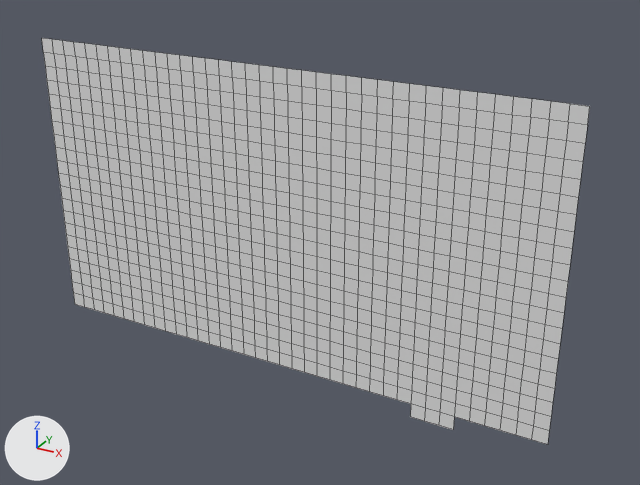
An edit to the OBJ model Assets/Tiled2Unity/Meshes/testi.obj, drawn before and after from the same camera.
The view is the same before and after, from a camera (50 mm lens) standing at (266.0, -1459.0, 347.0) and looking at (-554.0, 32.0, -398.0). Every picture has the same lights, and +X, +Y and +Z are marked at lower left. Mesh edges are drawn as thin lines. Where no turn or scale is listed for an object, it has been applied to the vertices.

Before the edit, the objects in view are built like this:
```python
me_testi = bpy.data.meshes.new('testi')
me_testi.from_pydata(...)  # 862 vertices, 801 faces; spans x -1248.0..-32.0, y 0.0, z -736.0..-32.0
ob_testi = bpy.data.objects.new('testi', me_testi)
ob_testi.location = (0.0, 0.0, 0.0)
```
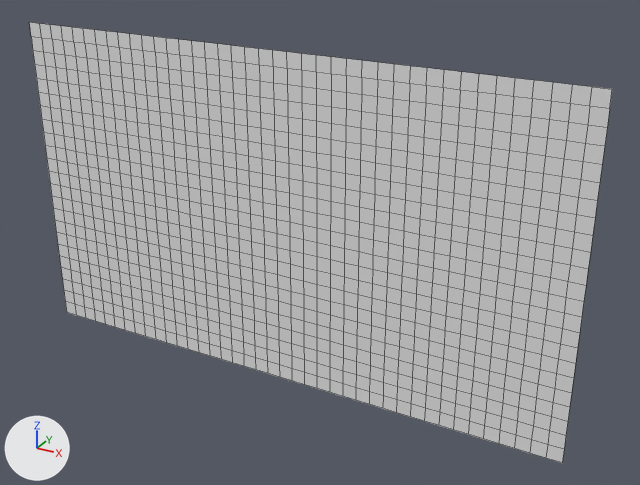
Scene script edits in JSON lines:
```json
{"block": "me_testi", "where": "# used by ob_testi; location = (0.0, 0.0, 0.0)"}
{"op": "remove", "block": "me_testi", "code": "me_testi.from_pydata(...)  # 862 vertices, 801 faces; spans x -1248.0..-32.0, y 0.0, z -736.0..-32.0"}
{"op": "add", "block": "me_testi", "code": "me_testi.from_pydata(...)  # 984 vertices, 920 faces; spans x -1280.0..0.0, y 0.0, z -736.0..0.0"}
{"block": "me_testi", "change": "me_testi part 1"}
{"block": "me_testi", "change": "39 new vertices lie (0.0, 0.0, 32.0) away from vertices in x -1248.0..-32.0, y 0.0, z -32.0"}
{"block": "me_testi", "change": "35 new vertices lie (0.0, 0.0, -32.0) away from vertices in x -1248.0..-32.0, y 0.0, z -704.0"}
{"block": "me_testi", "change": "24 new vertices lie (32.0, 0.0, 0.0) away from vertices in x -32.0, y 0.0, z -736.0..0.0"}
{"block": "me_testi", "change": "24 new vertices lie (-32.0, 0.0, 0.0) away from vertices in x -1248.0, y 0.0, z -736.0..0.0"}
{"block": "me_testi", "change": "119 new faces join them"}
```

Location of each change, (x1, y1, x2, y2) in pixels of the pictures (640 x 485 px):
```json
{"object": "testi", "change": "reshaped", "before": [42, 38, 590, 445], "after": [29, 22, 612, 463], "on screen": "6% wider, 8% taller"}
{"part": 1, "of": "me_testi", "change": "added", "after": [29, 22, 612, 463]}
```
